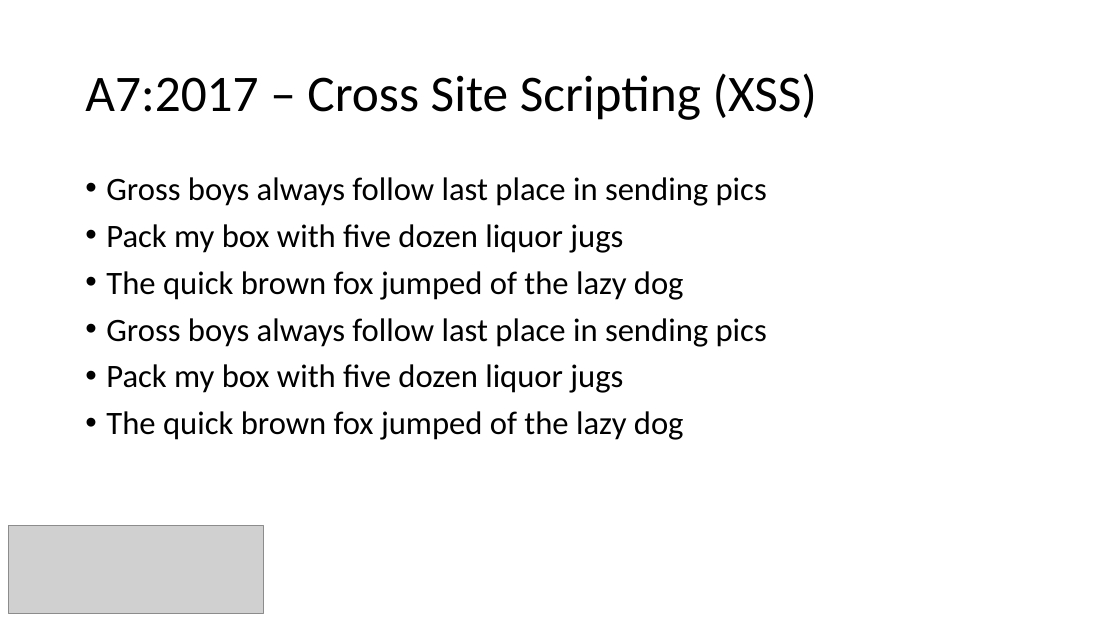
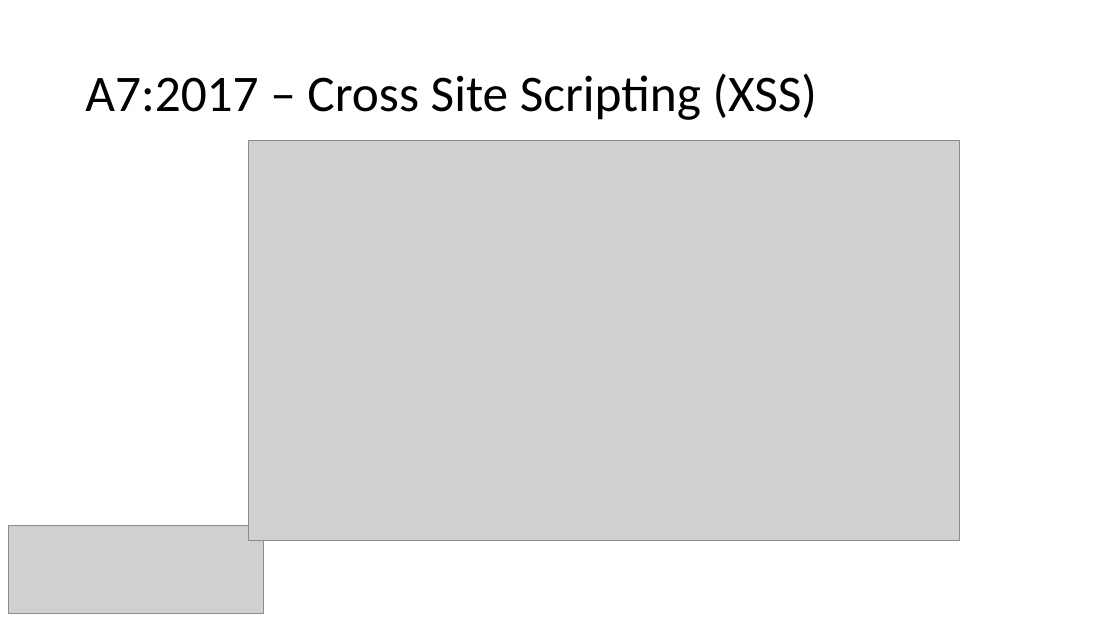
Before and after one commit to CryptoJones/OWASP-OMAHA-QTR2-MTG, a slide deck: slide 27 of slidedeck.pptx (slide 22 before the commit). Drawn at 1120x630 pixels with LibreOffice and Linux fonts; fonts in the diff are those of the drawing; grey boxes stand for pictures. Boxes give left, top, right and bottom in pixels: in the first picture for what was removed or moved away, otherwise in the second. Text is boxed around its words. In the diff, an @@ line names an element or a change of style, - is before the commit and + after.

```diff
--- a/slidedeck.pptx
+++ b/slidedeck.pptx
@@ picture added at <box>249,140,960,540</box> @@
@@ text removed at <box>106,177,767,440</box> @@
-• Gross boys always follow last place in sending pics
-• Pack my box with five dozen liquor jugs
-• The quick brown fox jumped of the lazy dog
-• Gross boys always follow last place in sending pics
-• Pack my box with five dozen liquor jugs
-• The quick brown fox jumped of the lazy dog
```
Also in this commit, not shown: 3 other slides changed, 33 slides added, 28 slides removed, 1 other file.
